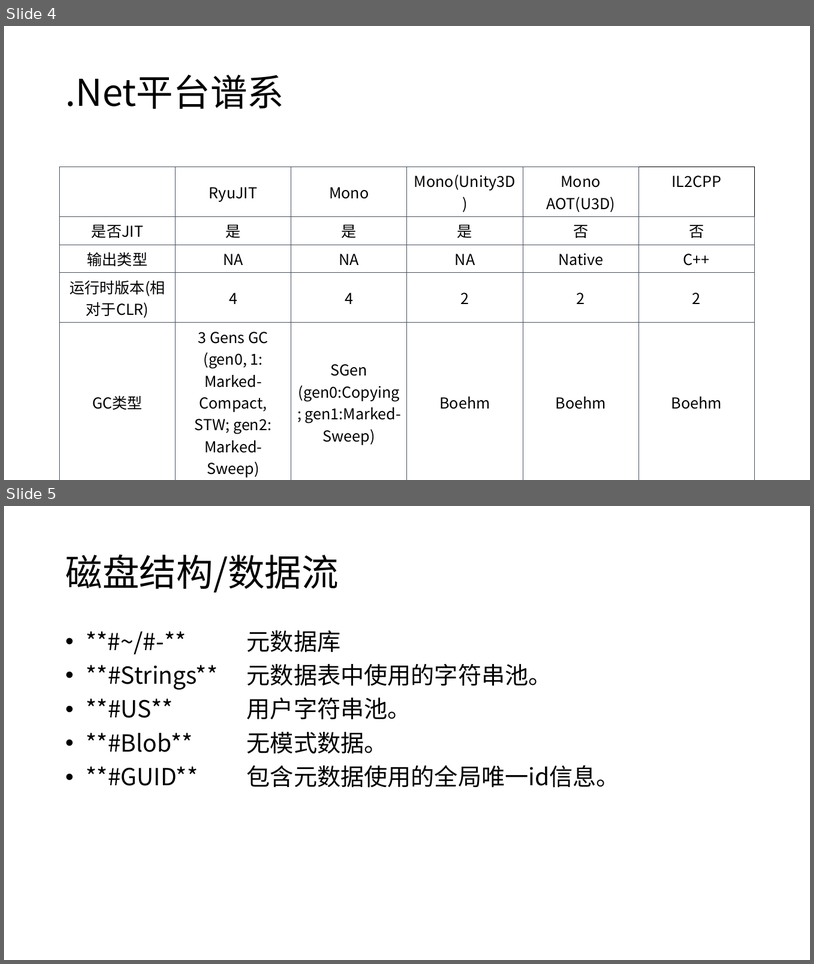
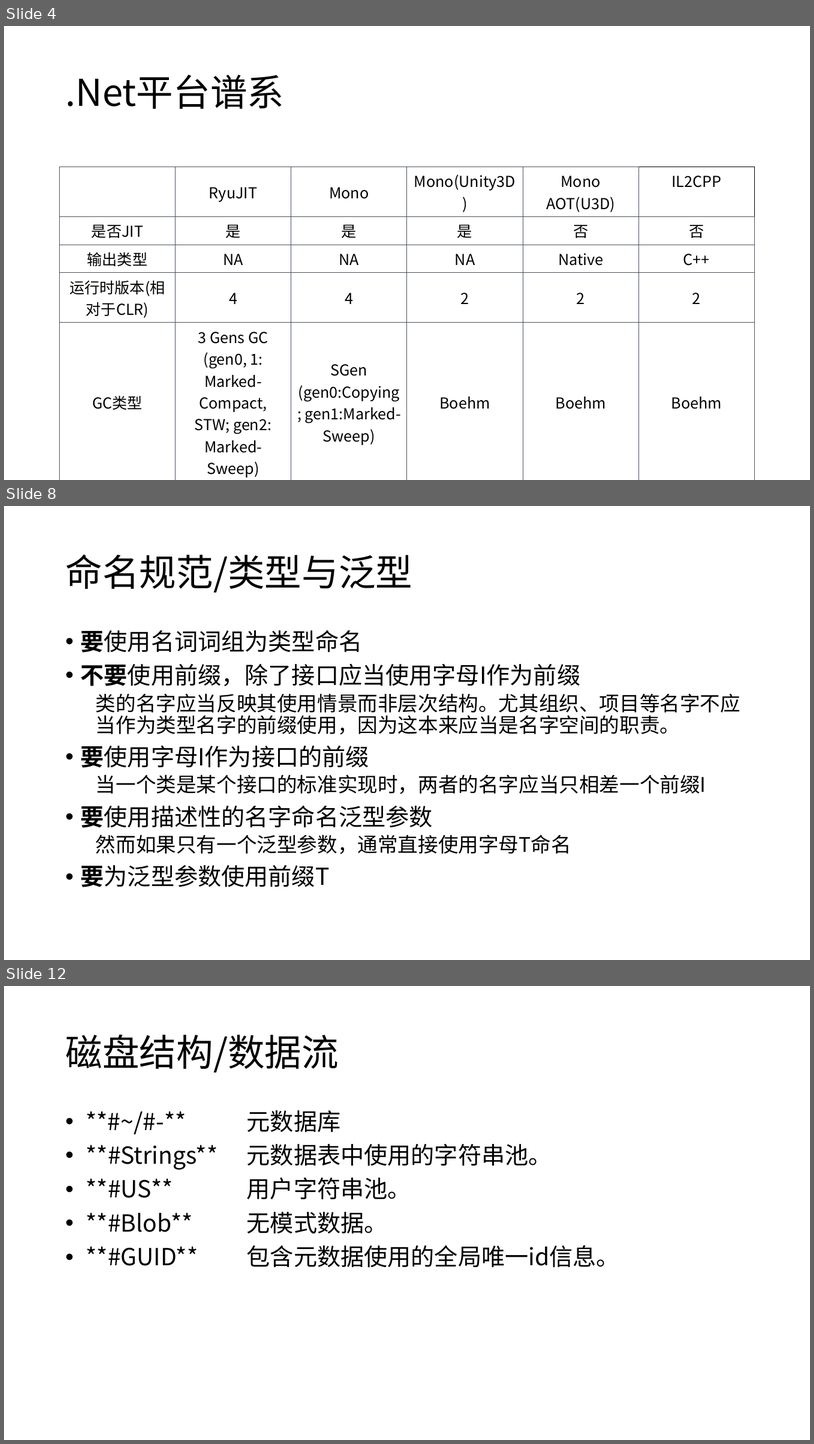
Before and after one commit to snakealpha/DotNetSession, a slide deck: pptx.pptx.pptx. Shown one above the other, each under a label of ours: slides 4 and 5 before the commit, slides 4, 8 and 12 after it; the slides between them are not shown. The pictures are 814x964 and 814x1444 pixels, drawn with LibreOffice and Linux fonts; fonts in the diff are those of the drawing. Boxes give left, top, right and bottom in pixels: in the first picture for what was removed or moved away, otherwise in the second. Text is boxed around its words. In the diff, an @@ line names an element or a change of style, - is before the commit and + after.

```diff
--- a/pptx.pptx.pptx
+++ b/pptx.pptx.pptx
@@ slide 8 added at <box>4,506,810,960</box>, background #FFFFFF @@
@@ title added at <box>65,554,413,592</box>, 44 pt, text #000000 @@
+命名规范/类型与泛型
@@ text added at <box>81,630,741,887</box>, 24 pt, text #000000 @@
+• 要使用名词词组为类型命名
+• 不要使用前缀，除了接口应当使用字母I作为前缀
+  类的名字应当反映其使用情景而非层次结构。尤其组织、项目等名字不应当作为类型名字的前缀使用，因为这本来应当是名字空间的职责。
+• 要使用字母I作为接口的前缀
+  当一个类是某个接口的标准实现时，两者的名字应当只相差一个前缀I
+• 要使用描述性的名字命名泛型参数
+  然而如果只有一个泛型参数，通常直接使用字母T命名
+• 要为泛型参数使用前缀T
@@ what was slide 5 is now slide 12 @@
```
Also in this commit, not shown: 6 other slides added.
